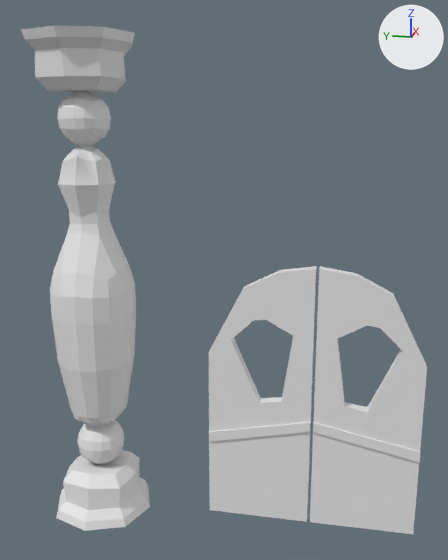
One commit to the Blender file art/models/props/alley_door/alley_door.blend: the scene before it, then after it.
Camera for both pictures: a 50 mm lens placed at (-9.72, -0.43, 6.66), pointed at (-0.19, 1.48, 4.28). The axes (+X, +Y, +Z) are drawn at upper right. The lights are the same throughout. The picture after the commit comes second.

Script lines for the objects in view, before the commit:
```python
me_cube_002 = bpy.data.meshes.new('Cube.002')
me_cube_002.from_pydata(...)  # 504 vertices, 498 faces; spans x -1.8..1.8, y -1.8..1.8, z -8.1..8.5
me_plane_001 = bpy.data.meshes.new('Plane.001')
me_plane_001.from_pydata(...)  # 40 vertices, 40 faces; spans x -0.15..0.11, y 0.02..1.77, z 0.01..4.51
me_plane_002 = bpy.data.meshes.new('Plane.002')
me_plane_002.from_pydata(...)  # 40 vertices, 40 faces; spans x -0.15..0.11, y -1.77..-0.02, z 0.01..4.51
ob_alley_door_left = bpy.data.objects.new('alley_door_left', me_plane_002)
ob_alley_door_left.location = (0.0, 0.0, 0.0)
ob_alley_door_left.scale = (1.0, 0.994, 1.0)
ob_alley_door_right = bpy.data.objects.new('alley_door_right', me_plane_001)
ob_alley_door_right.location = (0.0, 0.0, 0.0)
ob_alley_door_right.scale = (1.0, 0.994, 1.0)
ob_pillars_1 = bpy.data.objects.new('Pillars_1', me_cube_002)
ob_pillars_1.location = (-0.24, 3.71, 3.92)
ob_pillars_1.scale = (0.486, 0.486, 0.486)
```
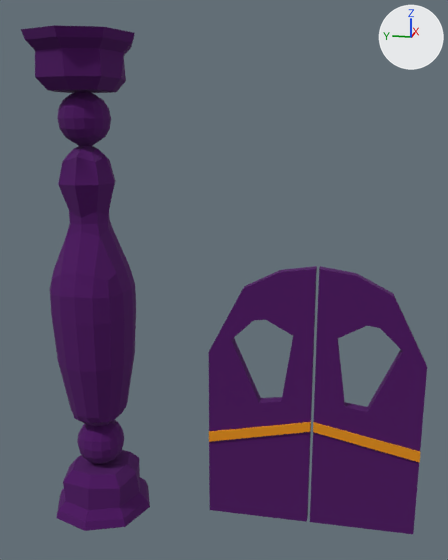
What differs and where, as boxes [x1, y1, x2, y2] in the pictures (448 x 560 px):
'Pillars_1', recoloured (white to dark purple): [21, 25, 150, 531] in both
part 1 of me_plane_002, recoloured (white to dark purple): [313, 266, 427, 451] in both
part 2 of me_plane_002, recoloured (white to dark purple): [310, 432, 419, 534] in both
part 3 of me_plane_002, recoloured (white to orange): [313, 422, 420, 462] in both
part 4 of me_plane_001, recoloured (white to dark purple): [209, 266, 317, 431] in both
part 5 of me_plane_001, recoloured (white to dark purple): [209, 429, 311, 522] in both
part 6 of me_plane_001, recoloured (white to orange): [209, 422, 311, 442] in both

What the commit changed:
Material 'Dark Purple' (mat_dark_purple) is new.
Its base color is (0.0723, 0.000607, 0.12) (dark purple #4c0261).
Its roughness is 1.0.
Material 'Orange (Door Handle)' (mat_orange__door_handle) is new.
Its base color is (0.791, 0.275, 0.00243) (orange #e68f08).
Its roughness is 1.0.
me_plane_002 has 40 vertices, 40 faces and spans x -0.15..0.11, y -1.77..-0.02, z 0.01..4.51.
me_plane_002 is used by ob_alley_door_left; location (0.0, 0.0, 0.0); scale (1.0, 0.994, 1.0).
me_plane_002 part 1: all 23 faces centred in x -0.12..0.08, y -1.77..-0.02, z 1.95..4.47 switch from no material to mat_dark_purple (dark purple #4c0261).
me_plane_002 part 2: all 5 faces centred in x -0.12..0.08, y -1.77..-0.02, z 0.01..0.87 switch from no material to mat_dark_purple (dark purple #4c0261).
me_plane_002 part 3: all 12 faces centred in x -0.15..0.11, y -1.77..-0.02, z 1.45..1.82 switch from no material to mat_orange__door_handle (orange #e68f08).
me_plane_001 has 40 vertices, 40 faces and spans x -0.15..0.11, y 0.02..1.77, z 0.01..4.51.
me_plane_001 is used by ob_alley_door_right; location (0.0, 0.0, 0.0); scale (1.0, 0.994, 1.0).
me_plane_001 part 4: all 23 faces centred in x -0.12..0.08, y 0.02..1.77, z 1.95..4.47 switch from no material to mat_dark_purple (dark purple #4c0261).
me_plane_001 part 5: all 5 faces centred in x -0.12..0.08, y 0.02..1.77, z 0.01..0.87 switch from no material to mat_dark_purple (dark purple #4c0261).
me_plane_001 part 6: all 12 faces centred in x -0.15..0.11, y 0.02..1.77, z 1.45..1.82 switch from no material to mat_orange__door_handle (orange #e68f08).
me_cube_002 has 504 vertices, 498 faces and spans x -1.8..1.8, y -1.8..1.8, z -8.1..8.5.
me_cube_002 gains material mat_dark_purple (dark purple #4c0261).
